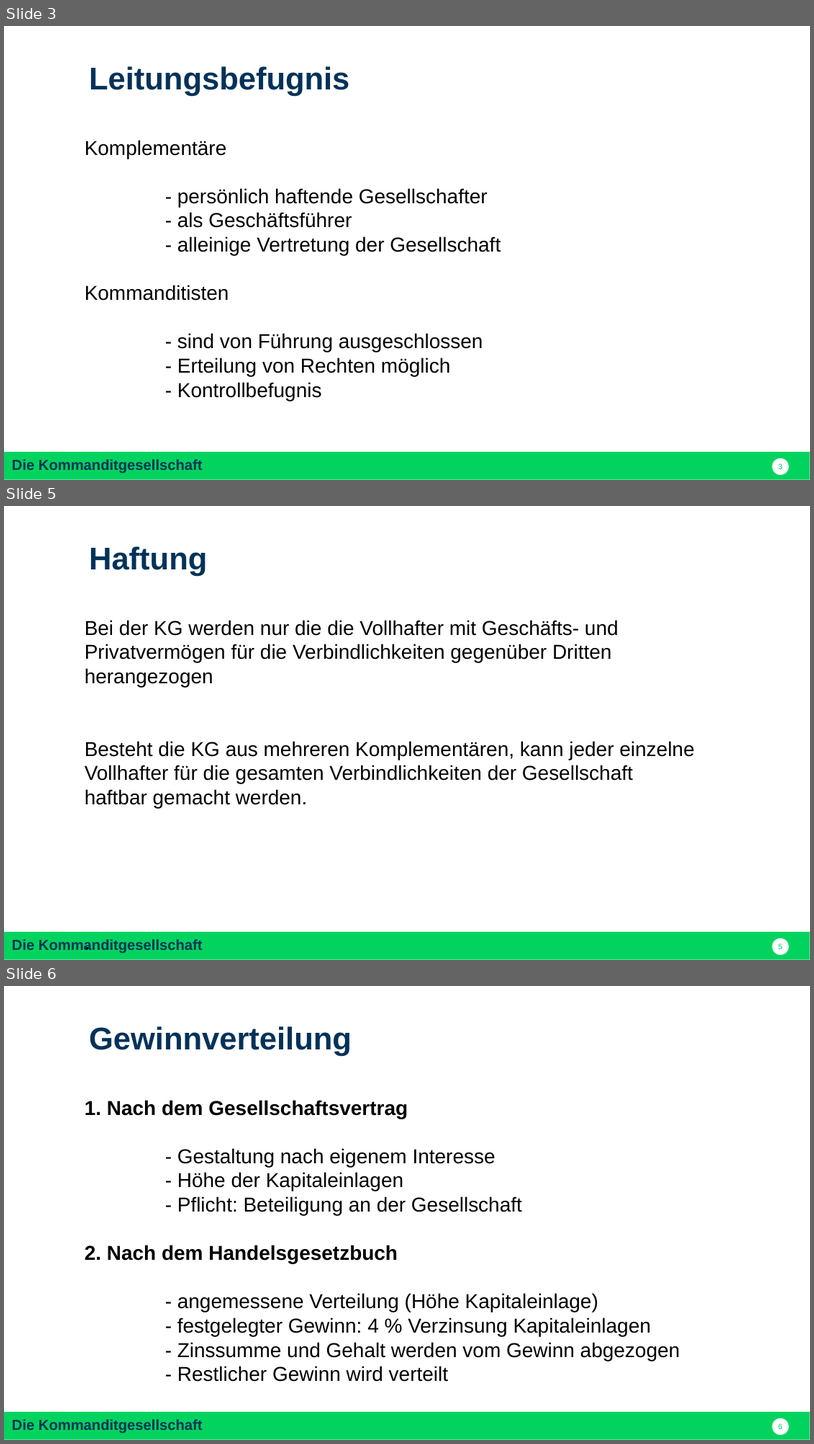
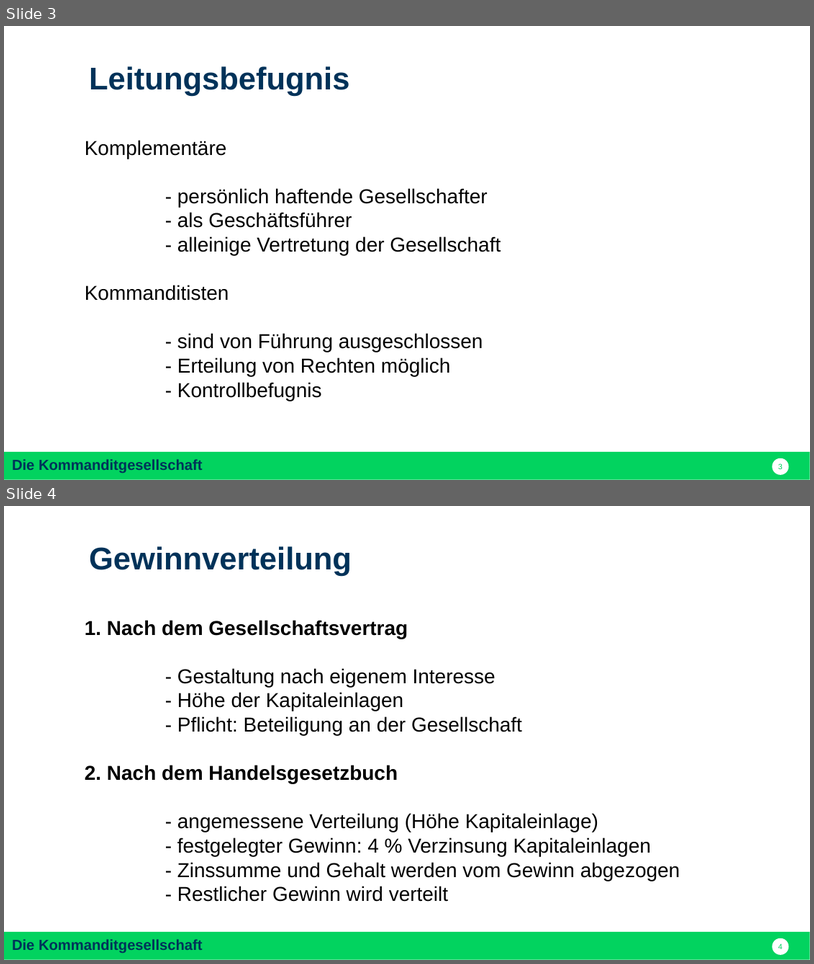
Before and after one commit to nodeg/exercises, a slide deck: Referat_BWP_KG_dom.pptx. Shown one above the other, each under a label of ours: slides 3, 5 and 6 before the commit, slides 3 and 4 after it; the slides between them are not shown. The pictures are 814x1444 and 814x964 pixels, drawn with LibreOffice and Linux fonts; fonts in the diff are those of the drawing. Boxes give left, top, right and bottom in pixels: in the first picture for what was removed or moved away, otherwise in the second. Text is boxed around its words. In the diff, an @@ line names an element or a change of style, - is before the commit and + after.

```diff
--- a/Referat_BWP_KG_dom.pptx
+++ b/Referat_BWP_KG_dom.pptx
@@ slide 5 removed at (x1=4, y1=506, x2=810, y2=960), background #FFFFFF; not listed: 2 template elements that a slide beside it also shows @@
@@ text removed at (x1=89, y1=546, x2=207, y2=576) @@
-Haftung
@@ text removed at (x1=85, y1=620, x2=694, y2=808) @@
-Bei der KG werden nur die die Vollhafter mit Geschäfts- und Privatvermögen für die Verbindlichkeiten gegenüber Dritten herangezogen
-Besteht die KG aus mehreren Komplementären, kann jeder einzelne Vollhafter für die gesamten Verbindlichkeiten der Gesellschaft haftbar gemacht werden.
-.
@@ what was slide 6 is now slide 4 @@
@@ page number at (x1=779, y1=943, x2=783, y2=949): text changed @@
-6
+4
```
Also in this commit, not shown: 2 other slides removed.
